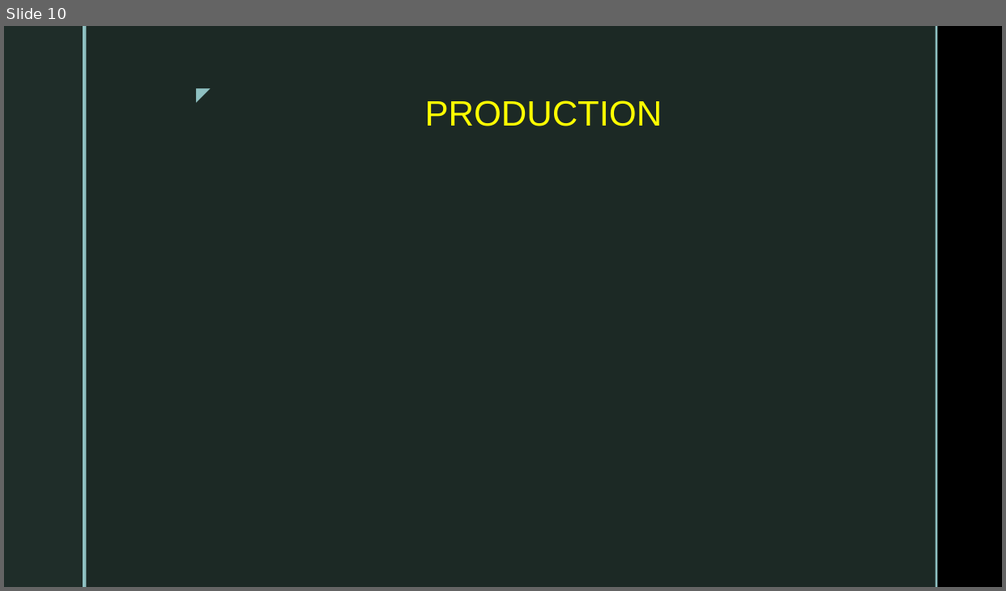
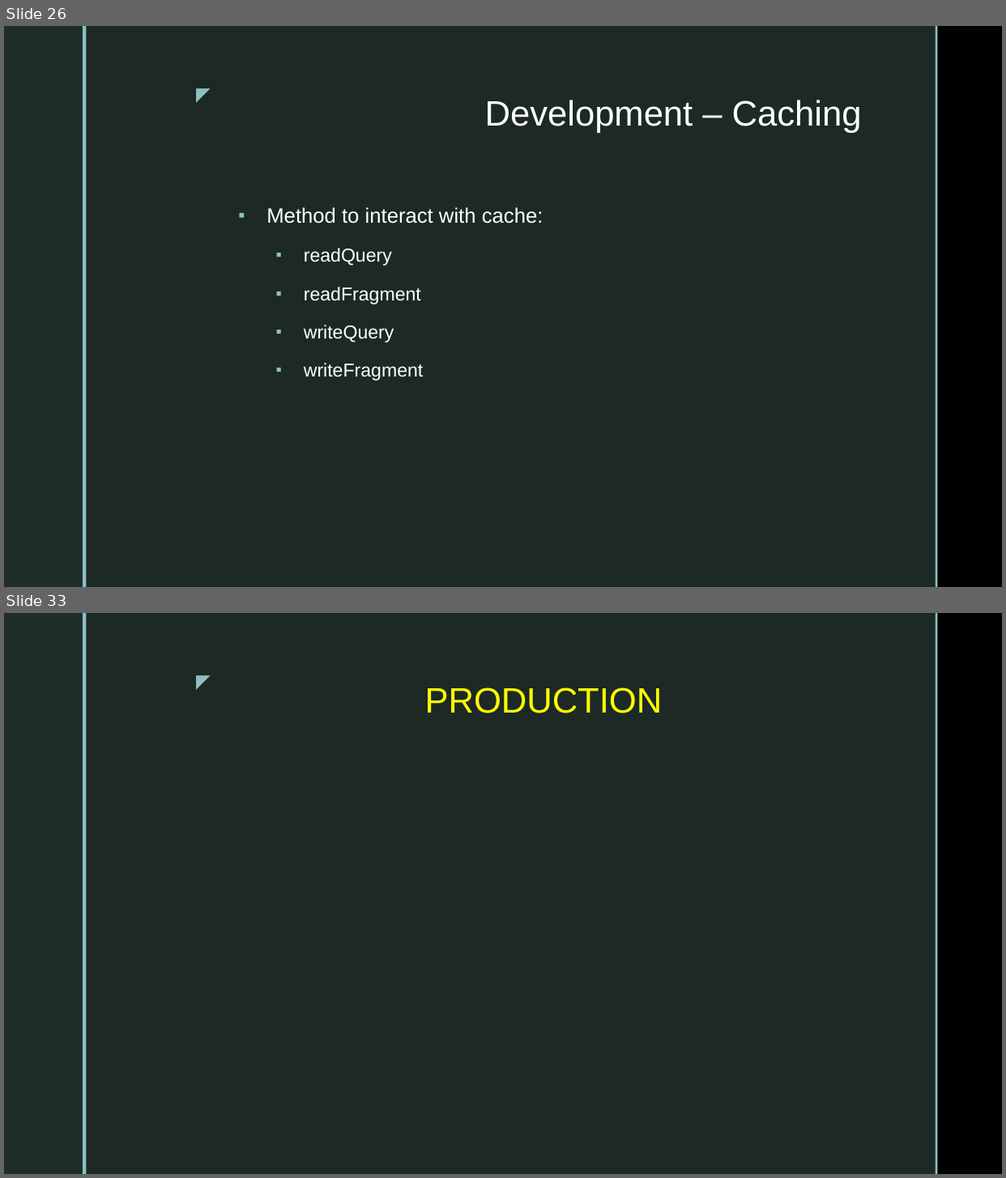
Before and after one commit to dtvu94/Apollo-Server-Client, a slide deck: Docs/Apollo_Client_React.pptx. Shown one above the other, each under a label of ours: slide 10 before the commit, slides 26 and 33 after it; the slides between them are not shown. The pictures are 1006x591 and 1006x1178 pixels, drawn with LibreOffice and Linux fonts; fonts in the diff are those of the drawing; background and template pictures are left out. Boxes give left, top, right and bottom in pixels: in the first picture for what was removed or moved away, otherwise in the second. Text is boxed around its words. In the diff, an @@ line names an element or a change of style, - is before the commit and + after.

```diff
--- a/Docs/Apollo_Client_React.pptx
+++ b/Docs/Apollo_Client_React.pptx
@@ slide 26 added at (x1=4, y1=26, x2=1002, y2=587), background picture (left out); not listed: 5 template elements that a slide beside it also shows @@
@@ title added at (x1=485, y1=100, x2=862, y2=133), 34 pt, text #FFFFFF @@
+Development – Caching
@@ text added at (x1=266, y1=207, x2=543, y2=381), 18 pt, text #FFFFFF @@
+▪ Method to interact with cache:
+  ▪ readQuery
+  ▪ readFragment
+  ▪ writeQuery
+  ▪ writeFragment
@@ what was slide 10 is now slide 33 @@
```
Also in this commit, not shown: 1 slide changed, 27 other slides added, 5 slides removed, 20 other files.
